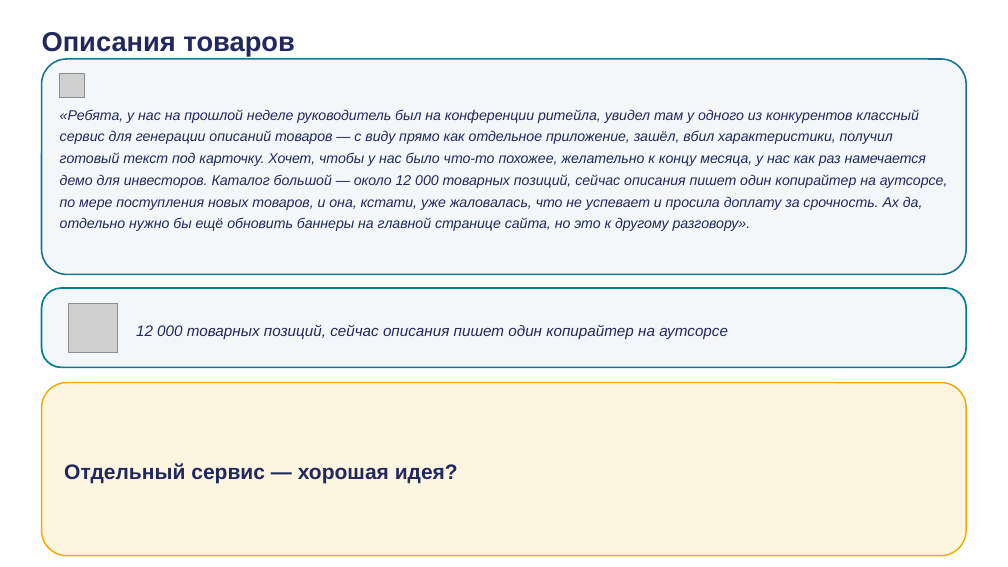
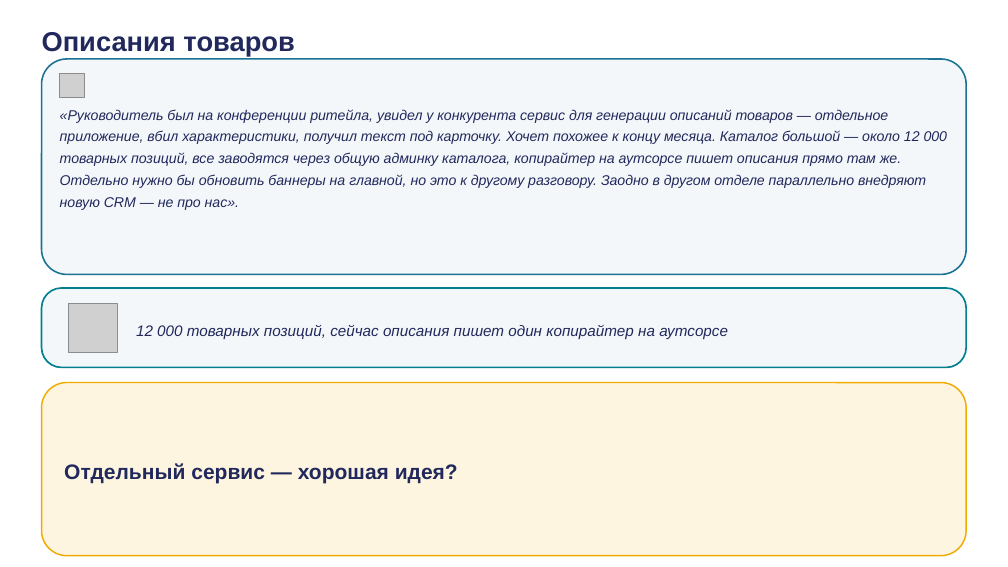
Before and after one commit to tellina-study/AI-usage-lessons, a slide deck: slide 14 of library/seminars/sem-02/rendered/sem-02.pptx. Drawn at 1008x567 pixels with LibreOffice and Linux fonts; fonts in the diff are those of the drawing; grey boxes stand for pictures. Boxes give left, top, right and bottom in pixels: in the first picture for what was removed or moved away, otherwise in the second. Text is boxed around its words. In the diff, an @@ line names an element or a change of style, - is before the commit and + after.

```diff
--- a/library/seminars/sem-02/rendered/sem-02.pptx
+++ b/library/seminars/sem-02/rendered/sem-02.pptx
@@ text at bbox=[60, 109, 948, 210]: text changed @@
-«Ребята, у нас на прошлой неделе руководитель был на конференции ритейла, увидел там у одного из конкурентов классный сервис для генерации описаний товаров — с виду прямо как отдельное приложение, зашёл, вбил характеристики, получил готовый текст под карточку. Хочет, чтобы у нас было что-то похожее, желательно к концу месяца, у нас как раз намечается демо для инвесторов. Каталог большой — около 12 000 товарных позиций, сейчас описания пишет один копирайтер на аутсорсе, по мере поступления новых товаров, и она, кстати, уже жаловалась, что не успевает и просила доплату за срочность. Ах да, отдельно нужно бы ещё обновить баннеры на главной странице сайта, но это к другому разговору».
+«Руководитель был на конференции ритейла, увидел у конкурента сервис для генерации описаний товаров — отдельное приложение, вбил характеристики, получил текст под карточку. Хочет похожее к концу месяца. Каталог большой — около 12 000 товарных позиций, все заводятся через общую админку каталога, копирайтер на аутсорсе пишет описания прямо там же. Отдельно нужно бы обновить баннеры на главной, но это к другому разговору. Заодно в другом отделе параллельно внедряют новую CRM — не про нас».
```
Also in this commit, not shown: 14 other slides changed, 35 other files.
